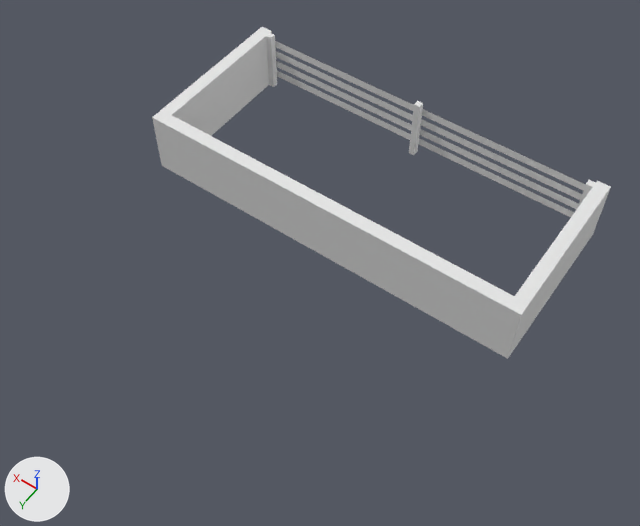
An edit to the FBX model Assets/Animals/Meshes/shelter_pig-bottom.fbx, drawn before and after from the same camera.
The view is the same before and after, from a 50 mm lens placed at (-4.58, 9.02, 9.87), pointed at (-0.2, 2.87, 0.22). Arrows for +X, +Y and +Z are at lower left; the lights stay in place. Objects named as collision shapes, trigger or cutter boxes, shadow casters or lower levels of detail are left out. Where no turn or scale is listed for an object, it has been applied to the vertices.

Script lines for the objects in view, before the commit:
```python
me_cube_005 = bpy.data.meshes.new('Cube.005')
me_cube_005.from_pydata(...)  # 72 vertices, 37 faces; spans x -3.0..3.0, y 0.0..2.6, z 0.0..1.0
# faces by material slot: [14, 8, 15]
me_cube_005.materials.append(mat_cinderblocks)  # white #e7e7e7
me_cube_005.materials.append(mat_wood_boards)  # white #e7e7e7
me_cube_005.materials.append(mat_wood_posts)  # white #e7e7e7
# before: 48 (-0.05, 0.15, 1.0) at pixel (419, 106), 49 (0.05, 0.15, 1.0) at pixel (413, 104), 50 (0.05, 0.05, 1.0) at pixel (417, 100), 51 (-0.05, 0.05, 1.0) at pixel (423, 103)
ob_shelter_pig_bottom = bpy.data.objects.new('shelter_pig-bottom', me_cube_005)
ob_shelter_pig_bottom.location = (0.0, 0.0, 0.0)
```
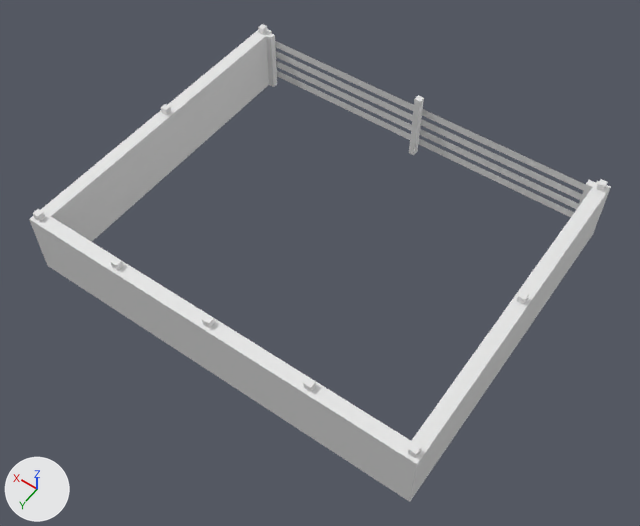
Pixel boxes (x1, y1, x2, y2) of what changed, in the pictures (640 x 526 px; the box of a moved part takes in the faces that stretch with it):
'shelter_pig-bottom', reshaped (27% wider, 44% taller): before (152, 27, 611, 359); after (29, 24, 611, 502)
part 1 of me_cube_005, added: after (596, 179, 608, 192)
part 2 of me_cube_005, added: after (258, 24, 267, 35)
part 3 of me_cube_005, added: after (408, 442, 421, 458)
part 4 of me_cube_005, added: after (33, 209, 45, 222)
part 5 of me_cube_005, added: after (202, 314, 215, 329)
part 6 of me_cube_005, added: after (111, 257, 123, 271)
part 7 of me_cube_005, added: after (304, 378, 316, 392)
part 8 of me_cube_005, added: after (516, 291, 529, 305)
part 9 of me_cube_005, added: after (161, 104, 171, 116)
part 10 of me_cube_005, moved or reshaped: before (152, 27, 611, 359); after (29, 29, 611, 502)
part 11 of me_cube_005, moved or reshaped: before (409, 101, 423, 155); after (409, 95, 424, 155)

The change, as a list of edits to the scene's bpy script:
```text
Change me_cube_005:
    used by ob_shelter_pig_bottom; location = (0.0, 0.0, 0.0)
    verts and faces of me_cube_005; kept vertices keep their numbers, new ones are numbered from 72
    remove me_cube_005.from_pydata(...)  # 72 vertices, 37 faces; spans x -3.0..3.0, y 0.0..2.6, z 0.0..1.0
    add me_cube_005.from_pydata(...)  # 144 vertices, 82 faces; spans x -3.0..3.0, y 0.0..5.0, z 0.0..1.1
    me_cube_005 part 1: the loose piece of 8 vertices spanning x -2.8..-2.7, y 0.05..0.15, z 0.0..1.0 is copied, and the copy is scaled about its middle by (1, 1, 0.103), then moved by (-0.15, 0.0, 0.55); it spans x -2.95..-2.85, y 0.05..0.15, z 1.0..1.1
    me_cube_005 part 2: the loose piece of 8 vertices spanning x 2.7..2.8, y 0.05..0.15, z 0.0..1.0 is copied, and the copy is scaled about its middle by (1, 1, 0.103), then moved by (0.15, 0.0, 0.55); it spans x 2.85..2.95, y 0.05..0.15, z 1.0..1.1
    me_cube_005 part 3: the loose piece of 8 vertices spanning x -2.8..-2.7, y 0.05..0.15, z 0.0..1.0 is copied, and the copy is scaled about its middle by (1, 1, 0.103), then moved by (-0.15, 4.8, 0.55); it spans x -2.95..-2.85, y 4.85..4.95, z 1.0..1.1
    me_cube_005 part 4: the loose piece of 8 vertices spanning x 2.7..2.8, y 0.05..0.15, z 0.0..1.0 is copied, and the copy is scaled about its middle by (1, 1, 0.103), then moved by (0.15, 4.8, 0.55); it spans x 2.85..2.95, y 4.85..4.95, z 1.0..1.1
    me_cube_005 part 5: the loose piece of 8 vertices spanning x -0.05..0.05, y 0.05..0.15, z 0.0..1.0 is copied, and the copy is scaled about its middle by (1, 1, 0.103), then moved by (0.0, 4.8, 0.55); it spans x -0.05..0.05, y 4.85..4.95, z 1.0..1.1
    me_cube_005 part 6: the loose piece of 8 vertices spanning x 2.7..2.8, y 0.05..0.15, z 0.0..1.0 is copied, and the copy is scaled about its middle by (1, 1, 0.103), then moved by (-1.25, 4.8, 0.55); it spans x 1.45..1.55, y 4.85..4.95, z 1.0..1.1
    me_cube_005 part 7: the loose piece of 8 vertices spanning x -2.8..-2.7, y 0.05..0.15, z 0.0..1.0 is copied, and the copy is scaled about its middle by (1, 1, 0.103), then moved by (1.25, 4.8, 0.55); it spans x -1.55..-1.45, y 4.85..4.95, z 1.0..1.1
    me_cube_005 part 8: the loose piece of 8 vertices spanning x -2.8..-2.7, y 0.05..0.15, z 0.0..1.0 is copied, and the copy is scaled about its middle by (1, 1, 0.103), then moved by (-0.15, 2.3, 0.55); it spans x -2.95..-2.85, y 2.35..2.45, z 1.0..1.1
    me_cube_005 part 9: the loose piece of 8 vertices spanning x 2.7..2.8, y 0.05..0.15, z 0.0..1.0 is copied, and the copy is scaled about its middle by (1, 1, 0.103), then moved by (0.15, 2.3, 0.55); it spans x 2.85..2.95, y 2.35..2.45, z 1.0..1.1
    me_cube_005 part 10
    8 vertices are removed from x -3.0..3.0, y 2.4..2.6, z 0.0..1.0
    12 faces are deleted
    8 vertices are added at x -3.0..3.0, y 4.8..5.0, z 0.0..1.0
    12 new faces join them, mat_cinderblocks (white #e7e7e7)
    me_cube_005 part 11
    add for i in [*range(48, 52)]: verts[i] += (0.0, 0.0, 0.1)
```
